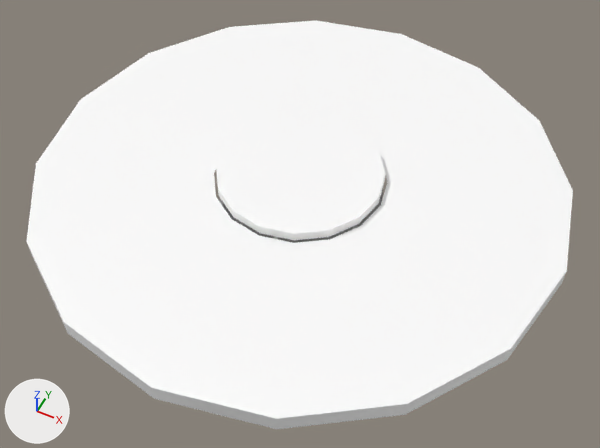
The glTF model GLBFiles/Beleuchtung/Lampen/Vista.glb, before and after one commit.
Camera for both pictures: a 50 mm lens placed at (0.319, -0.638, 1.202), pointed at (-0.035, 0.068, 0.319). Lighting does not change. The marker at lower left points along +X, +Y and +Z. The picture after the commit comes second. Where no turn or scale is listed for an object, it has been applied to the vertices.

Script lines for the objects in view, before the commit:
```python
mat_moosgruen = principled_material('moosgruen')
mat_moosgruen.base_color = (1.0, 1.0, 1.0)  # white #ffffff
me_beziercurve_005 = bpy.data.meshes.new('BezierCurve.005')
me_beziercurve_005.from_pydata(...)  # 388 vertices, 768 faces; spans x -0.325..0.325, y -0.325..0.325, z -0.28..0.223
# faces by material slot: [512, 256]
me_beziercurve_005.materials.append(mat_moosgruen)  # white #ffffff
me_beziercurve_005.materials.append(mat_weiss_001)  # white #ffffff
ob_gehaeuse_001 = bpy.data.objects.new('Gehaeuse.001', me_beziercurve_005)
ob_gehaeuse_001.location = (0.0, 0.0, 0.279)
```
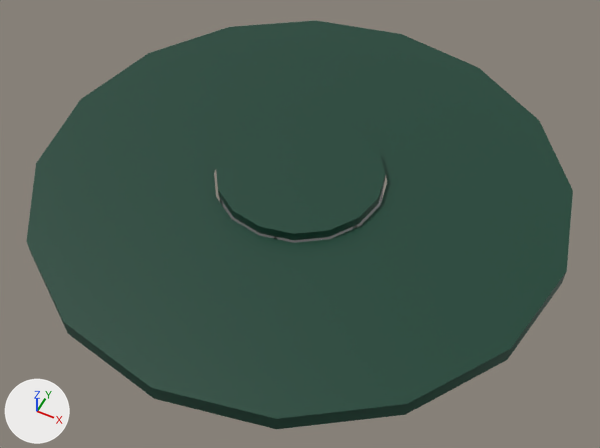
What differs and where, as boxes (x1, y1, x2, y2) in the pictures (600 x 448 px):
'Gehaeuse.001', surface changed (white to green): (26, 21, 573, 429) in both

The change, as a diff of the scene's bpy script:
```diff
--- a/GLBFiles/Beleuchtung/Lampen/Vista.glb.py
+++ b/GLBFiles/Beleuchtung/Lampen/Vista.glb.py
@@ img_ral_6005_moosgruen @@
+img_ral_6005_moosgruen = load_image('RAL_6005_Moosgruen', '_unpacked/RAL_6005_Moosgruen', 16, 16, 'sRGB')
@@ mat_moosgruen @@
 mat_moosgruen = principled_material('moosgruen')
-mat_moosgruen.base_color = (1.0, 1.0, 1.0)  # white #ffffff
+mat_moosgruen.texture = img_ral_6005_moosgruen
```
